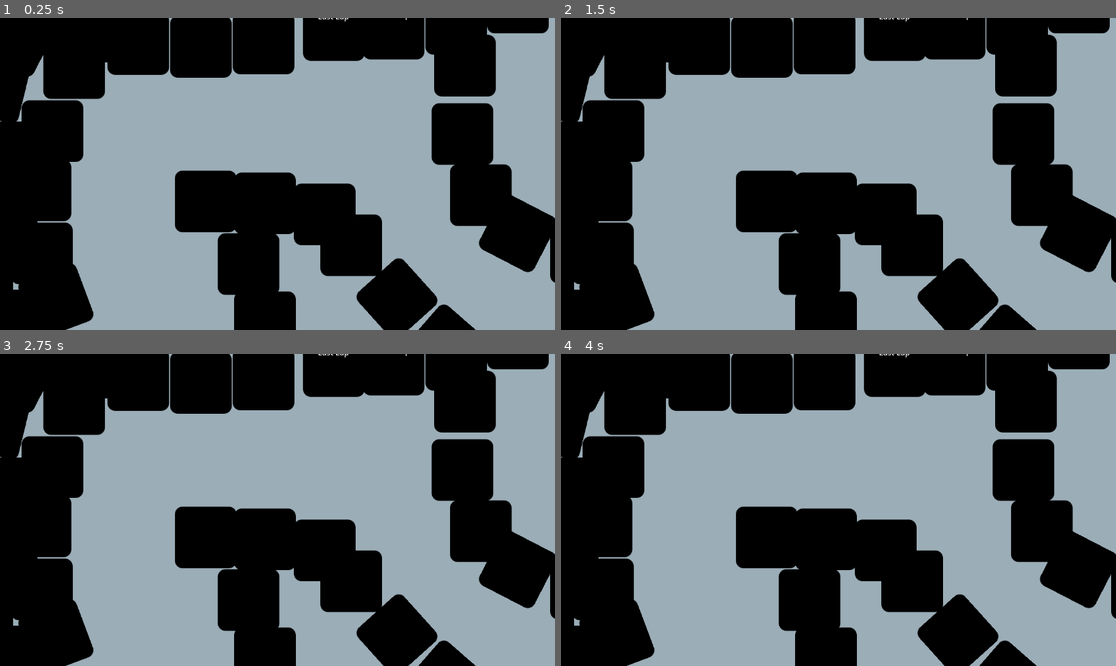
Above: before the commit, frames 1-4 (two rows, left to right).
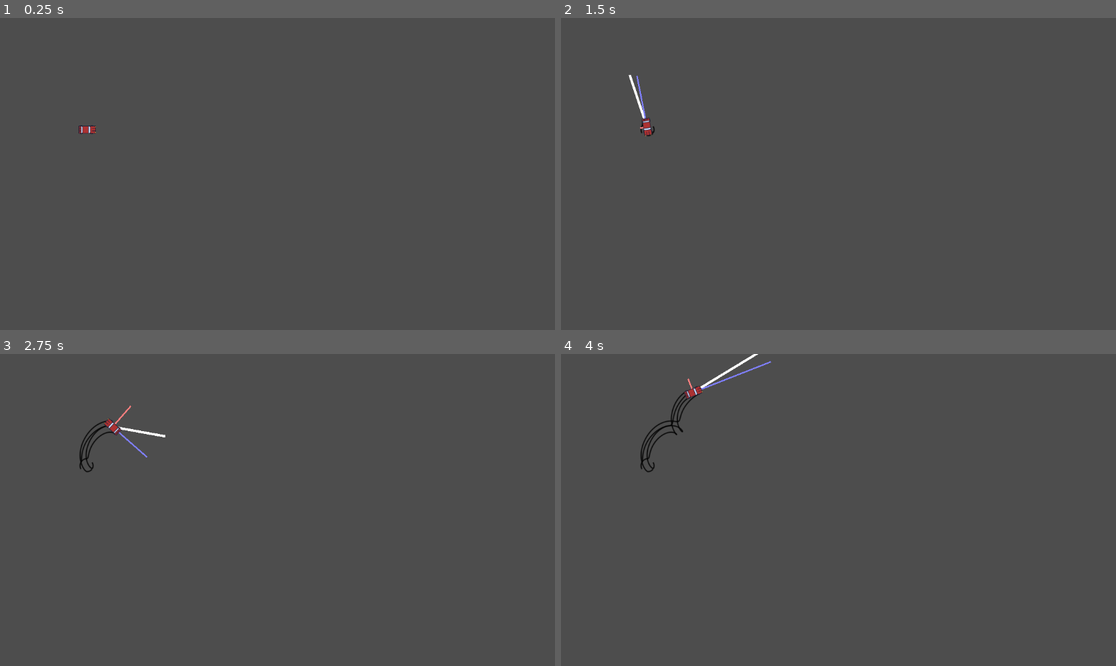
Above: after the commit, the same moments.

Repository: bigmanchadley/2d-car-game
Game: Godot game, scene res://scenes/car.tscn
Same seed, same stepped clock (60 frames per second), same inputs: the game is played once before the commit and once after it. Before the commit the project starts from res://scenes/level.tscn. The engine's default icon, where the game draws it, is replaced by a stand-in: a white triangle on a blue panel in a dark square.
Inputs:
- Up to frame 1 (0.25 s): no input
- Up to frame 2 (1.5 s): tap Enter at 0.5 s; hold D (P1_Right) 0.53-1.28 s; tap Down (P2_Backward) at 0.6 s; tap Space at 1.25 s; hold S (P1_Backward) from 1.28 s (still down); tap Up (P2_Forward) at 1.35 s
- Up to frame 3 (2.75 s): release S (P1_Backward) at 2.03 s; hold D (P1_Right) from 2.03 s (still down); tap Left (P2_Left) at 2.1 s
- Up to frame 4 (4 s): release D (P1_Right) at 2.78 s; hold W (P1_Forward) 2.78-3.53 s; tap Right (P2_Right) at 2.85 s; hold A (P1_Left) from 3.53 s (still down); tap Down (P2_Backward) at 3.6 s

The runs differ from the first frame. In frame 1, 100% of the frame differs, in the area x 0-100%, y 0-100%; in frame 2, 100%; in frame 3, 100%; in frame 4, 100%.

Commit message:
Made some changes to rotation

Diff:
--- a/project.godot
+++ b/project.godot
@@ -11,13 +11,12 @@
 [application]
 
 config/name="2D Car"
-run/main_scene="res://scenes/level.tscn"
+run/main_scene="res://scenes/car.tscn"
 config/features=PackedStringArray("4.3", "Forward Plus")
 config/icon="res://art/level_assets/icon.svg"
 
 [display]
 
-window/size/mode=2
 window/snap/snap_2d_transforms_to_pixel=false
 
 [input]
--- a/scenes/car.tscn
+++ b/scenes/car.tscn
@@ -9,6 +9,7 @@
 size = Vector2(16, 34)
 
 [node name="Player1" type="Node2D"]
+position = Vector2(181, 232)
 
 [node name="Car" type="CharacterBody2D" parent="."]
 z_index = 2
--- a/scripts/car_script.gd
+++ b/scripts/car_script.gd
@@ -32,8 +32,13 @@
 var transferred_vel
 var medial_vel
 var lateral_vel
-var lateral_friction = 0.0
+var lateral_friction
 var is_drifting = false
+var is_accelerating = false
+
+
+var rot_momentum = 0.0
+const MAX_ROT_TORQUE = 10500 # POWER * Max turning radius degree: 300 * 35
 
 
 ###################################### START MAIN ############################################
@@ -49,13 +54,13 @@
 	acceleration(delta)
 	steering(delta)
 
-	# queue_redraw()
+	queue_redraw()
 
 	move_and_slide()
 
 ####################################### END MAIN ###############################################
 ####################################### DEBUGGER ###############################################
-# func _draw():
+func _draw():
 
 # 	draw_line(Vector2.ZERO, global_transform.basis_xform_inv(steer_dir) * 50, Color(0, 1, 0), 3)
 	# #draw_line(Vector2.ZERO, turn_left * 50, Color(1, 0, 0), 2)
@@ -64,14 +69,14 @@
 	# draw_line(Vector2.ZERO, global_transform.basis_xform_inv(dynamic_etr_left) * 50, Color(1,0,0), 4)
 	# draw_line(Vector2.ZERO, global_transform.basis_xform_inv(dynamic_etr_right) * 50, Color(1,0,0), 4)
 	# #draw_line(Vector2.ZERO, new_etr * 50, Color(0,0,1), 4)
-	# draw_line(Vector2.ZERO, global_transform.basis_xform_inv(velocity) * 2, Color(1,1,1), 5) # white
+	draw_line(Vector2.ZERO, global_transform.basis_xform_inv(velocity) * 2, Color(1,1,1), 5) # white
 	# #draw_line(Vector2.ZERO, global_transform.basis_xform_inv(accel_dir) * 50, Color(1,0,1), 4) # pink
 	# draw_line(Vector2.ZERO, global_transform.basis_xform_inv(force_addition) * 2, Color(0,0,1), 3) #blue
 	# #draw_line(Vector2.ZERO, global_transform.basis_xform_inv(maintained_vel) * 2, Color(1,1,0), 4) #yellow
 	# #draw_line(Vector2.ZERO, global_transform.basis_xform_inv(transferred_vel) * 2, Color(0,1,1), 3) #teal
 	# #draw_line(Vector2.ZERO, global_transform.basis_xform_inv(perp_vector) * 52, Color(0,0,1), 3) #blue
-	# draw_line(Vector2.ZERO, global_transform.basis_xform_inv(medial_vel) * 2, Color(0.5,0.5,1), 3) #light blue
-	# draw_line(Vector2.ZERO, global_transform.basis_xform_inv(lateral_vel) * 2, Color(1,0.5,0.5), 3) #pink
+	draw_line(Vector2.ZERO, global_transform.basis_xform_inv(medial_vel) * 2, Color(0.5,0.5,1), 3) #light blue
+	draw_line(Vector2.ZERO, global_transform.basis_xform_inv(lateral_vel) * 2, Color(1,0.5,0.5), 3) #pink
 
 
 	# NOTES
@@ -130,6 +135,10 @@
 func acceleration(delta):
 
 	force_addition = (accel_dir * torque * delta)
+	if force_addition != Vector2(0,0):
+		is_accelerating = true
+	else:
+		is_accelerating = false
 
 
 
@@ -137,6 +146,8 @@
 func steering(delta):
 	# Least Dependant
 	var fwd_dir = Vector2.UP.rotated(rotation)
+	var vel_dir = velocity.normalized()
+	var vel_mag = velocity.length()
 
 
 
@@ -164,35 +175,83 @@
 	lateral_vel = (velocity - medial_speed * fwd_dir)
 	medial_vel = medial_speed * fwd_dir
 
-
-	if is_drifting:
-		if lateral_vel.length() < 10:
-			is_drifting = false
-	else:
-		if lateral_vel.length() > 10:
-			is_drifting = true
-
-	if is_drifting:
-		var t = clamp(lateral_vel.length() / 100, 0, 1)
-		var min_friction = 0.9
-		var max_friction = 0.99
-		lateral_friction = lerp(min_friction, max_friction, t)
-	else:
-		lateral_friction = 0.0
+	var lateral_mag = lateral_vel.length()
+	var lateral_dir = lateral_vel.normalized()
+
+
+	# Lateral friction: The controlling variable that allows drifting
+		# Culmination of: lateral_vel.length(), velocity.length()?, is_accelerating, traction_vector?
+
+	# How does car start to slide?
+	# when the lateral_vel.length() is > the traction_vector (Doesnt need to be a )
+		# consider subtracting the traction size from the lateral vel constantly so there isn't a surge when traction is broken, it bleeds in
+	var accel_factor = 0.997 # if not accelerating the friction value is reduced to 90%
+	if is_accelerating:
+		accel_factor = 1.0 # if accelerating the friction value stays at 100%
+
+	var friction_ratio = lateral_mag / 100
+	var friction_weight = clamp(friction_ratio, 0.0, 1.0)
+
+	lateral_friction = lerp(0.9, 0.99, friction_weight) * accel_factor
+	#print_debug(lateral_friction)
+
+	lateral_vel *= lateral_friction
+
 
 
 	var medial_friction = 0.9999 # WIP
-	velocity = (lateral_vel * lateral_friction) + (medial_vel * medial_friction) + force_addition
-
-
-	var car_length = 34
-	var d = velocity.length() * delta # maybe shouldn't use magnitude?
-
-
-	if steer_degree != 0:
-		var real_turn_radius = car_length/sin(abs(steer_dir.angle_to(Vector2.UP.rotated(rotation))))
-		var turn_angle = d/real_turn_radius
-		rotation += turn_angle * sign(-steer_degree)
+	velocity = (lateral_vel) + (medial_vel * medial_friction) + force_addition
+	##################################################################################################
+	############### Start Rotation ##############
+
+	# ALIGNING ROTATION NEEDS TO BE SMALL
+	# alignment = the direction the car wants to align to
+	# alignment = velocity.normalized().dot(fwd_dir) # -1 to 1
+	# print_debug("alignment: ",	alignment)
+	# var misalignment = velocity.normalized().cross(fwd_dir)
+	# print_debug("misalignment:	", misalignment)
+	# var traction = clamp(alignment, 0.0, 1.0)
+	# print_debug("traction:	", traction)
+	# var aligning_force = traction * -misalignment
+	# print_debug("aligning_force: ",	aligning_force)
+	# END ALIGNING
+
+	var rot_dir = -sign(steer_degree)
+
+
+	rot_momentum +=  4 * rot_dir * delta
+
+
+	# TO DO NEXT
+	# Take the abs value of the alignment since it doesn't matter if it aligned fwd or bwd
+	# rotational momentum can't really exist unless the car is sliding
+		# So, either use states, or replicate states doing some turn rate to velocity ratio to
+			# dictate if rot_momentum is used or just a constant turn radius is used.
+	# GPT ####################################################################
+	var speed_ratio = clamp(velocity.length() / 200, 0.0, 1.0)
+	var alignment = velocity.normalized().dot(fwd_dir) # 0 to 1
+
+
+	# Less friction at higher speeds
+	var angular_friction = lerp(0.95, 0.99, speed_ratio * (1.0 - alignment))
+	############################################################################
+	print_debug("alignment: 	", alignment)
+	print_debug("weight:	", speed_ratio * (1.0 - alignment))
+	print_debug("angular_friction:	", angular_friction)
+
+	rot_momentum *= pow(angular_friction, delta)
+	rot_momentum = clamp(rot_momentum, -2, 2)
+	#print_debug("rot_momentum:	", rot_momentum)
+
+	rotation += rot_momentum * delta
+
+	# Working Code
+	# var car_length = 34
+	# var d = velocity.length() * delta # maybe shouldn't use magnitude?
+	# if steer_degree != 0:
+	# 	var real_turn_radius = car_length/sin(abs(steer_dir.angle_to(Vector2.UP.rotated(rotation))))
+	# 	var turn_angle = d/real_turn_radius
+	# 	rotation += turn_angle * sign(-steer_degree)
 
 
 	return null
--- a/scripts/stopwatch.gd
+++ b/scripts/stopwatch.gd
@@ -32,11 +32,6 @@
 		label.text = display_time
 
 
-
-func _on_area_2d_area_exited(area):
-	pass # Replace with function body.
-
-
 func _on_area_2d_body_exited(body):
 	if body.get_name() == "Car":
 		total_time = 0.0
